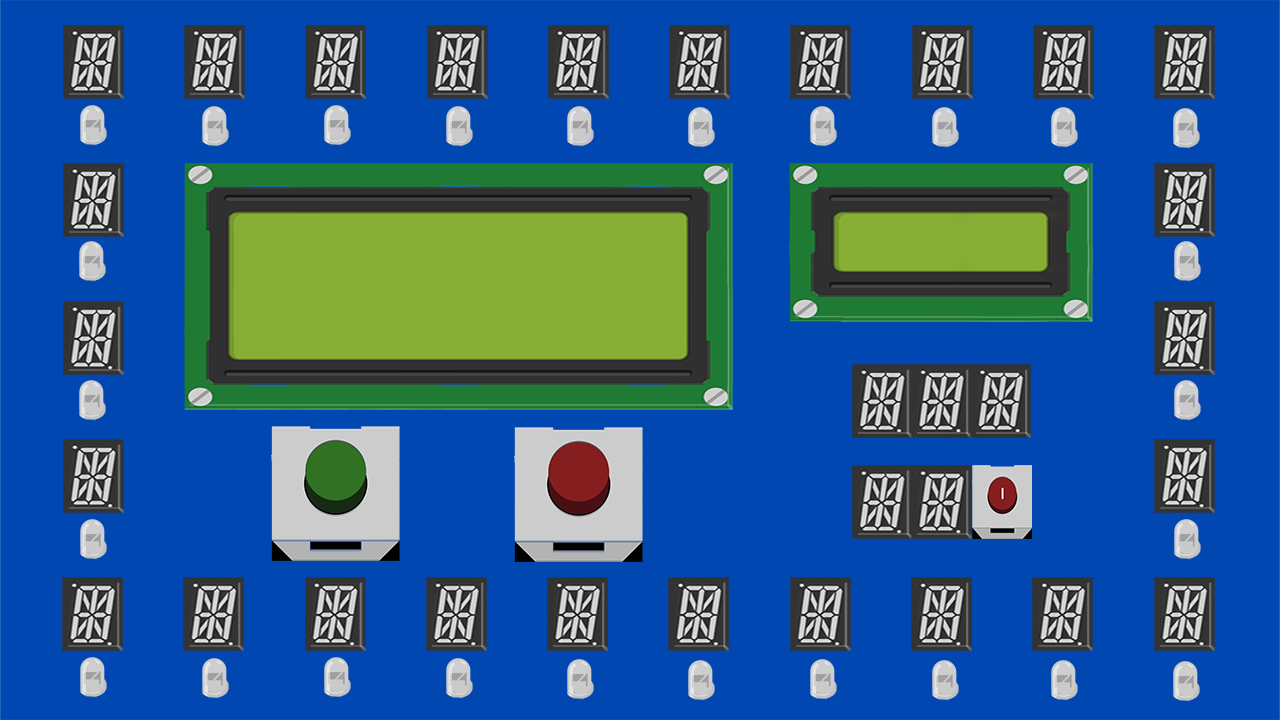
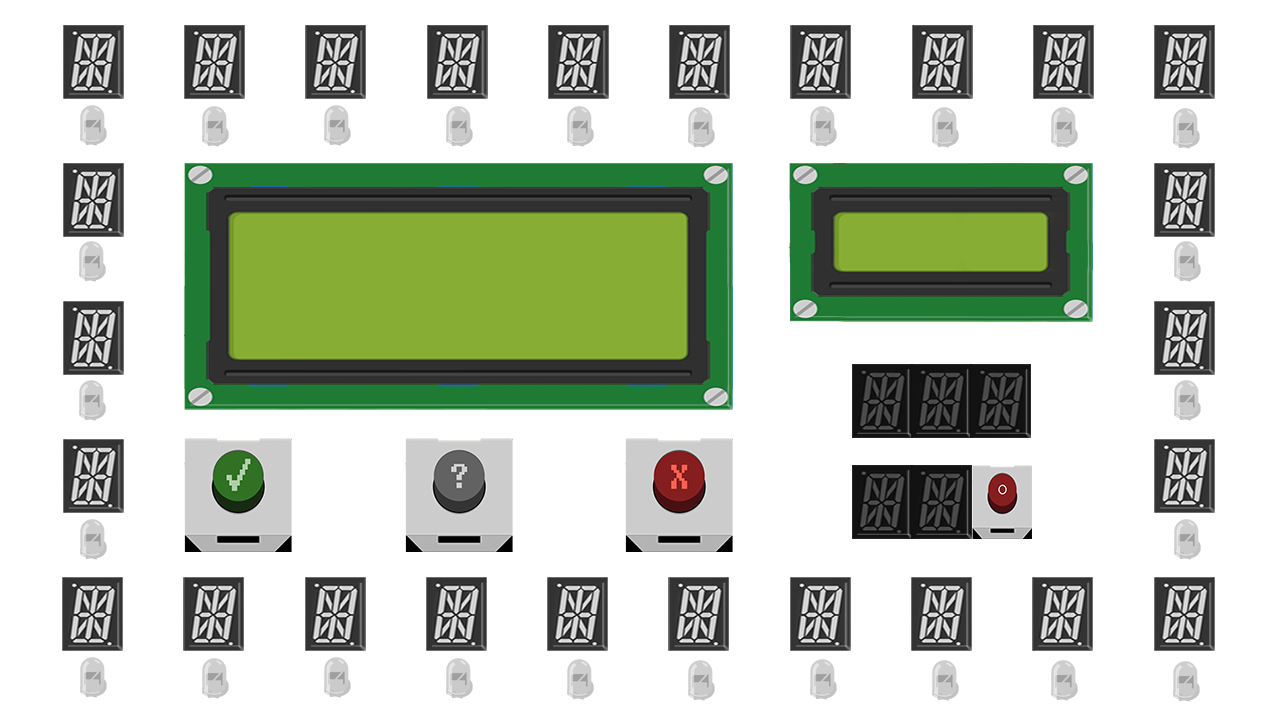
The second w=1280, h=720 image is a revision of the first. Changes to its layers:
painted on "p0" over [911, 465, 972, 539]
painted on "p1" over [852, 465, 913, 539]
painted on "t0" over [970, 364, 1031, 438]
painted on "t1" over [911, 364, 972, 438]
painted on "t2" over [852, 364, 913, 438]
moved "boton_acierto" above "boton_pregunta", painted on it over [184, 426, 400, 561]
added layer "boton_pregunta" in group "Botones" over [405, 438, 513, 552]
moved "boton_fallo" above "boton_on", painted on it over [514, 427, 733, 562]
hid "boton_on" over [972, 465, 1032, 539]
hid "fondo chip" over [0, 0, 1280, 720]
